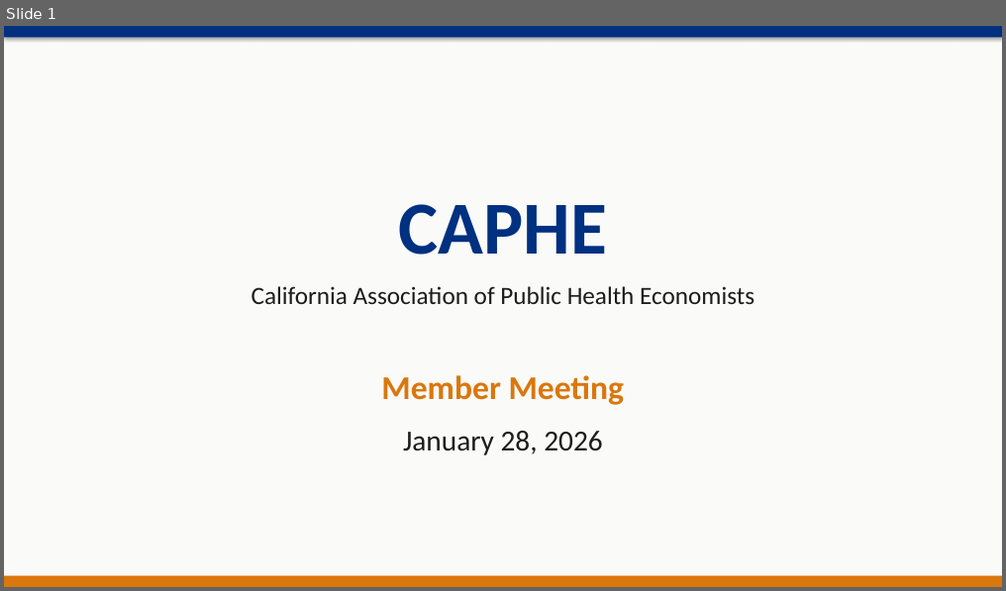
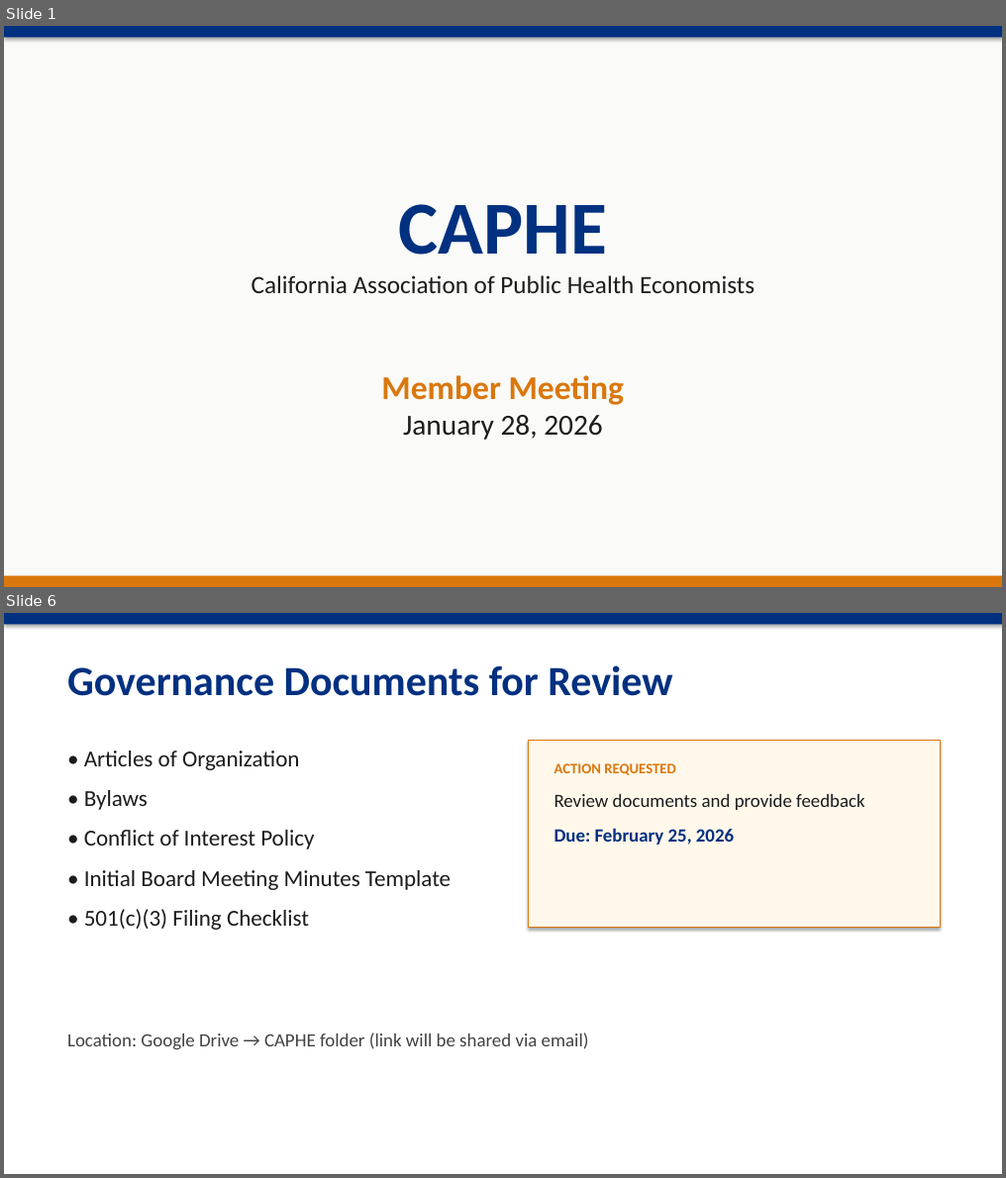
Before and after one commit to dphdame/caphe-website, a slide deck: outputs/presentations/CAPHE_Meeting_2026-01-28.pptx. Shown one above the other, each under a label of ours: slide 1 before the commit, slides 1 and 6 after it; the slides between them are not shown. The pictures are 1006x591 and 1006x1178 pixels, drawn with LibreOffice and Linux fonts; fonts in the diff are those of the drawing. Boxes give left, top, right and bottom in pixels: in the first picture for what was removed or moved away, otherwise in the second. Text is boxed around its words. In the diff, an @@ line names an element or a change of style, - is before the commit and + after.

```diff
--- a/outputs/presentations/CAPHE_Meeting_2026-01-28.pptx
+++ b/outputs/presentations/CAPHE_Meeting_2026-01-28.pptx
@@ slide 6 added at box(4, 613, 1002, 1174), background #FFFFFF @@
@@ rectangle added at box(4, 613, 1002, 624), fill #003080 @@
@@ text added at box(67, 665, 672, 696), 40 pt, text #003080, bold @@
+Governance Documents for Review
@@ text added at box(84, 751, 450, 930), 22 pt, text #1C1C1C @@
+• Articles of Organization
+• Bylaws
+• Conflict of Interest Policy
+• Initial Board Meeting Minutes Template
+• 501(c)(3) Filing Checklist
@@ rectangle added at box(528, 741, 940, 928), fill #FFF8EB, outline #DA770D 0.75 pt @@
@@ text added at box(554, 763, 865, 845), 18 pt, text #1C1C1C, bold @@
+ACTION REQUESTED
+Review documents and provide feedback
+Due: February 25, 2026
@@ text added at box(67, 1033, 589, 1051), 18 pt, text #424242 @@
+Location: Google Drive → CAPHE folder (link will be shared via email)
@@ slide 1 changed as well @@
@@ text at box(252, 275, 754, 293): less space between paragraphs @@
@@ text at box(403, 415, 602, 440): less space between paragraphs @@
```
Also in this commit, not shown: 1 other slide changed, 6 other slides added, 2 slides removed, 6 other files.
